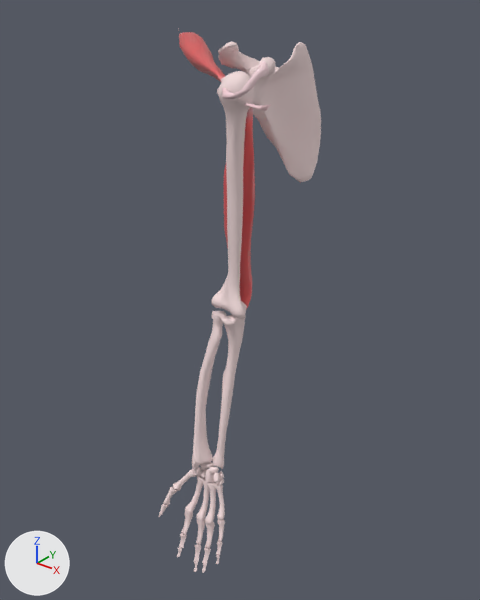
Two versions of the glTF model models/g1.glb, one commit apart.
One viewpoint serves both versions: a 50 mm camera at (10.19, -12.48, 7.07) aimed at (-0.99, 1.49, -1.59). The lights are fixed; the arrows at lower left show +X, +Y and +Z. Where no turn or scale is listed for an object, it has been applied to the vertices.
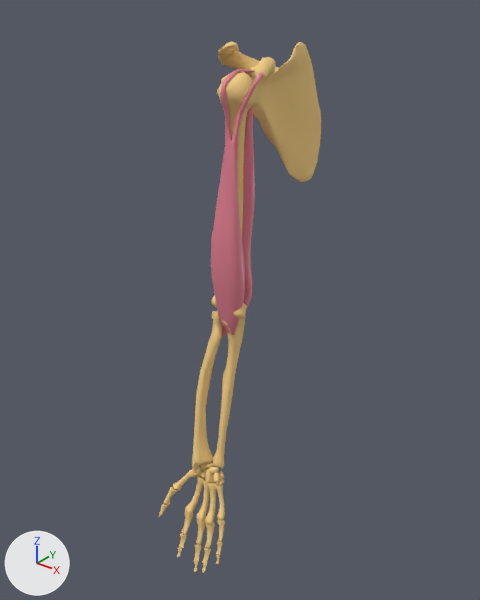
What changed in the scene script:
```text
Change mat_bone:
    mat_bone.base_color: (0.898, 0.719, 0.719) -> (0.898, 0.62, 0.227)  # white #f3dcdc -> beige #f3ce83
Change mat_material_001:
    remove mat_material_001.texture = img_22222
    add mat_material_001.base_color = (0.8, 0.226, 0.299)  # pink #e78395
Change ob_mball_002:
    ob_mball_002.rotation_euler: (1.677, 0.825, 0.983) -> (0.0, 0.0, 0.0)  # degrees (96, 47, 56) -> degrees (0, 0, 0)
    ob_mball_002.location: (0.26, -0.39, 4.66) -> (0.26, -0.39, 4.5)
```

Location of each change, (x1, y1, x2, y2) in pixels of the pictures (480 x 600 px):
'3DSMesh_1', recoloured (grey to brown): (218, 41, 321, 183) in both
'Mball.002', surface changed, moved, turned: before (178, 29, 271, 111); after (211, 69, 264, 336)
'humorus', recoloured (white to brown): (211, 71, 256, 320) in both
'Mball.004', surface changed (red to brown): (223, 105, 255, 310) in both
'radius', recoloured (grey to orange): (192, 311, 227, 469) in both
'ulna', recoloured (grey to orange): (212, 301, 247, 469) in both
'mcarpal4', recoloured (white to beige): (205, 482, 217, 525) in both
'mcarple2', recoloured (white to beige): (185, 475, 205, 515) in both
'mcarple3', recoloured (white to beige): (196, 480, 210, 522) in both
'mcarpal5', recoloured (white to beige): (214, 484, 225, 521) in both
'metacpl1', recoloured (white to beige): (173, 469, 197, 491) in both
'phalx4p', recoloured (white to beige): (205, 522, 215, 549) in both
'phalx3p', recoloured: (196, 519, 206, 545) in both
'phalanx2', recoloured: (181, 512, 193, 535) in both
'phalng1p', recoloured: (163, 487, 178, 505) in both
'phalx5p', recoloured: (217, 519, 225, 542) in both
'capitate', recoloured: (205, 469, 216, 483) in both
'phalx3m', recoloured: (194, 544, 201, 562) in both
'phalx4m', recoloured: (202, 547, 211, 564) in both
'scaphoid', recoloured: (200, 462, 215, 471) in both
'phalx2m', recoloured: (179, 533, 187, 548) in both
'lunate', recoloured: (209, 467, 219, 474) in both
'trapzium', recoloured: (193, 466, 203, 476) in both
'phalx5m', recoloured: (216, 541, 222, 555) in both
'phalng1d', recoloured: (159, 504, 168, 517) in both
'triautrm', recoloured: (214, 473, 220, 482) in both
'hamate', recoloured: (216, 479, 224, 486) in both
'phalx4d', recoloured: (202, 562, 207, 573) in both
'phalx3d', recoloured: (194, 561, 198, 572) in both
'pisiform', recoloured: (219, 471, 224, 479) in both
'phalx2d', recoloured: (177, 548, 182, 557) in both
'trapzoid', recoloured: (201, 470, 206, 477) in both
'phalx5d', recoloured: (216, 555, 220, 564) in both
